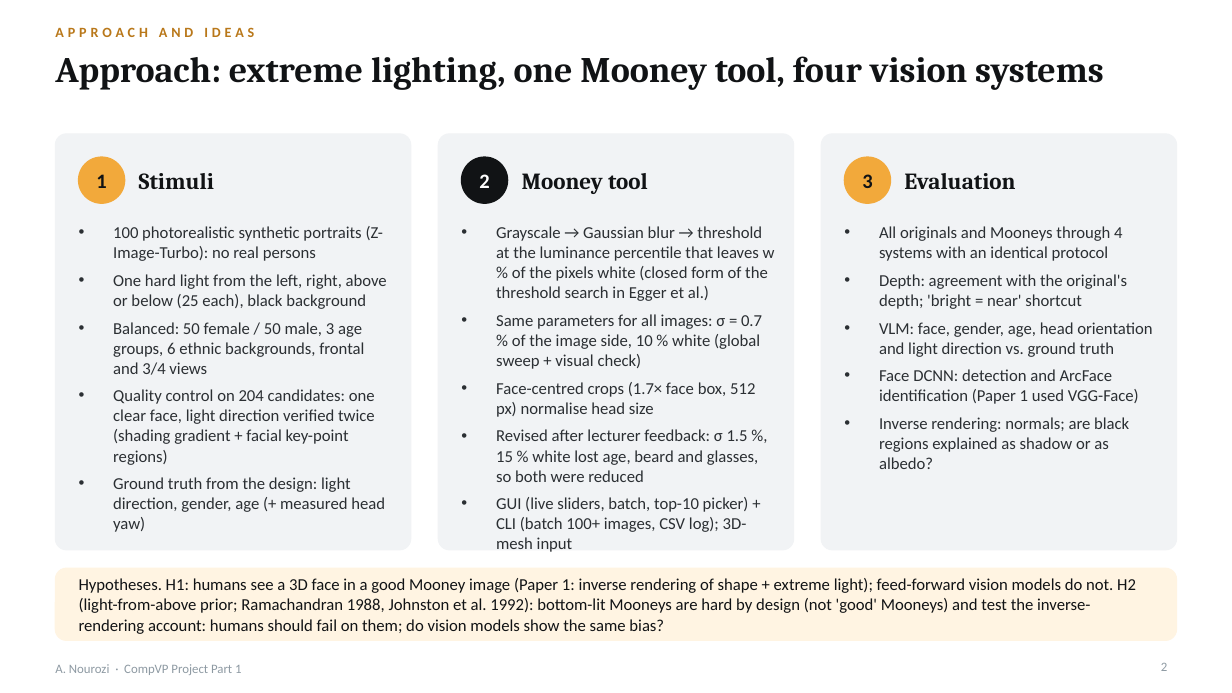
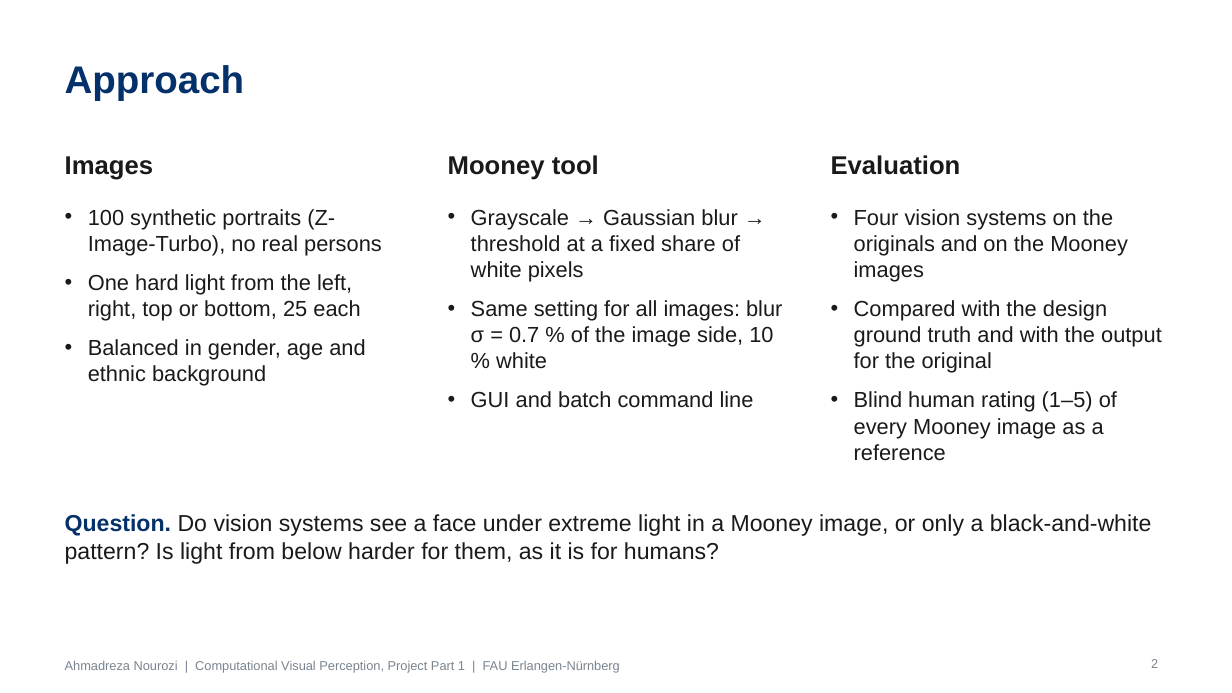
Before and after one commit to Ahmadrezanourozii/computer-vision-models-project, a slide deck: slide 2 of deliverables/Nourozi_23726011_CompVP_Part1.pptx. Drawn at 1232x693 pixels with LibreOffice and Linux fonts; fonts in the diff are those of the drawing. Boxes give left, top, right and bottom in pixels: in the first picture for what was removed or moved away, otherwise in the second. Text is boxed around its words. In the diff, an @@ line names an element or a change of style, - is before the commit and + after.

```diff
--- a/deliverables/Nourozi_23726011_CompVP_Part1.pptx
+++ b/deliverables/Nourozi_23726011_CompVP_Part1.pptx
@@ title removed at [55,56,1104,90] @@
-Approach: extreme lighting, one Mooney tool, four vision systems
@@ title at [65,65,244,101]: text changed; size 11 to 30 pt; font Calibri to Arial; text colour #B9781A to #04316A @@
-APPROACH AND IDEAS
+Approach
@@ rounded rectangle removed at [55,134,410,550] @@
@@ rounded rectangle removed at [438,134,793,550] @@
@@ text "Mooney tool" at [448,155,599,180]: size 18 to 20 pt, font Cambria to Arial, text colour #111315 to #1A1A1A @@
@@ text "Mooney tool": place and size @@
-text "Mooney tool" at [522,173,648,194]
+text "Mooney tool" at [448,155,599,180]
@@ rounded rectangle removed at [822,134,1177,550] @@
@@ text "Evaluation": place and size @@
-text "Evaluation" at [904,173,1015,189]
+text "Evaluation" at [831,155,961,175]
@@ text "Evaluation" at [831,155,961,175]: size 18 to 20 pt, font Cambria to Arial, text colour #111315 to #1A1A1A @@
@@ text added at [65,156,154,180], 20 pt, text #1A1A1A, bold @@
+Images
@@ ellipse removed at [79,157,125,203] @@
@@ text removed at [96,174,106,188] @@
-1
@@ text removed at [139,173,214,189] @@
-Stimuli
@@ ellipse removed at [461,157,507,203] @@
@@ text removed at [479,174,489,188] @@
-2
@@ ellipse removed at [845,157,891,203] @@
@@ text removed at [862,174,872,188] @@
-3
@@ text at [88,209,382,386]: text changed; size 13 to 17 pt; font Calibri to Arial; text colour #2B2F33 to #1A1A1A @@
-• 100 photorealistic synthetic portraits (Z-Image-Turbo): no real persons
-• One hard light from the left, right, above or below (25 each), black background
-• Balanced: 50 female / 50 male, 3 age groups, 6 ethnic backgrounds, frontal and 3/4 views
-• Quality control on 204 candidates: one clear face, light direction verified twice (shading gradient + facial key-point regions)
-• Ground truth from the design: light direction, gender, age (+ measured head yaw)
+• 100 synthetic portraits (Z-Image-Turbo), no real persons
+• One hard light from the left, right, top or bottom, 25 each
+• Balanced in gender, age and ethnic background
@@ text at [471,209,782,408]: text changed; size 13 to 17 pt; font Calibri to Arial; text colour #2B2F33 to #1A1A1A @@
-• Grayscale → Gaussian blur → threshold at the luminance percentile that leaves w % of the pixels white (closed form of the threshold search in Egger et al.)
-• Same parameters for all images: σ = 0.7 % of the image side, 10 % white (global sweep + visual check)
-• Face-centred crops (1.7× face box, 512 px) normalise head size
-• Revised after lecturer feedback: σ 1.5 %, 15 % white lost age, beard and glasses, so both were reduced
-• GUI (live sliders, batch, top-10 picker) + CLI (batch 100+ images, CSV log); 3D-mesh input
+• Grayscale → Gaussian blur → threshold at a fixed share of white pixels
+• Same setting for all images: blur σ = 0.7 % of the image side, 10 % white
+• GUI and batch command line
@@ text added at [854,209,1162,461], 17 pt, text #1A1A1A @@
+• Four vision systems on the originals and on the Mooney images
+• Compared with the design ground truth and with the output for the original
+• Blind human rating (1–5) of every Mooney image as a reference
@@ text removed at [879,226,1152,469] @@
-• All originals and Mooneys through 4 systems with an identical protocol
-• Depth: agreement with the original's depth; 'bright = near' shortcut
-• VLM: face, gender, age, head orientation and light direction vs. ground truth
-• Face DCNN: detection and ArcFace identification (Paper 1 used VGG-Face)
-• Inverse rendering: normals; are black regions explained as shadow or as albedo?
@@ text added at [65,514,1152,564], 18 pt, text #1A1A1A @@
+Question. Do vision systems see a face under extreme light in a Mooney image, or only a black-and-white pattern? Is light from below harder for them, as it is for humans?
@@ rounded rectangle removed at [55,568,1177,640] @@
@@ text removed at [79,578,1136,634] @@
-Hypotheses. H1: humans see a 3D face in a good Mooney image (Paper 1: inverse rendering of shape + extreme light); feed-forward vision models do not. H2 (light-from-above prior; Ramachandran 1988, Johnston et al. 1992): bottom-lit Mooneys are hard by design (not 'good' Mooneys) and test the inverse-rendering account: humans should fail on them; do vision models show the same bias?
@@ page number: place and size @@
-page number at [1161,663,1167,671]
+page number at [1151,659,1158,668]
@@ page number at [1151,659,1158,668]: font Calibri to Arial, text colour #8E9AA3 to #7A8590 @@
@@ text at [65,660,620,673]: text changed; font Calibri to Arial; text colour #8E9AA3 to #7A8590 @@
-A. Nourozi · CompVP Project Part 1
+Ahmadreza Nourozi | Computational Visual Perception, Project Part 1 | FAU Erlangen-Nürnberg
```
Also in this commit, not shown: 13 other slides changed, 3 other files.
